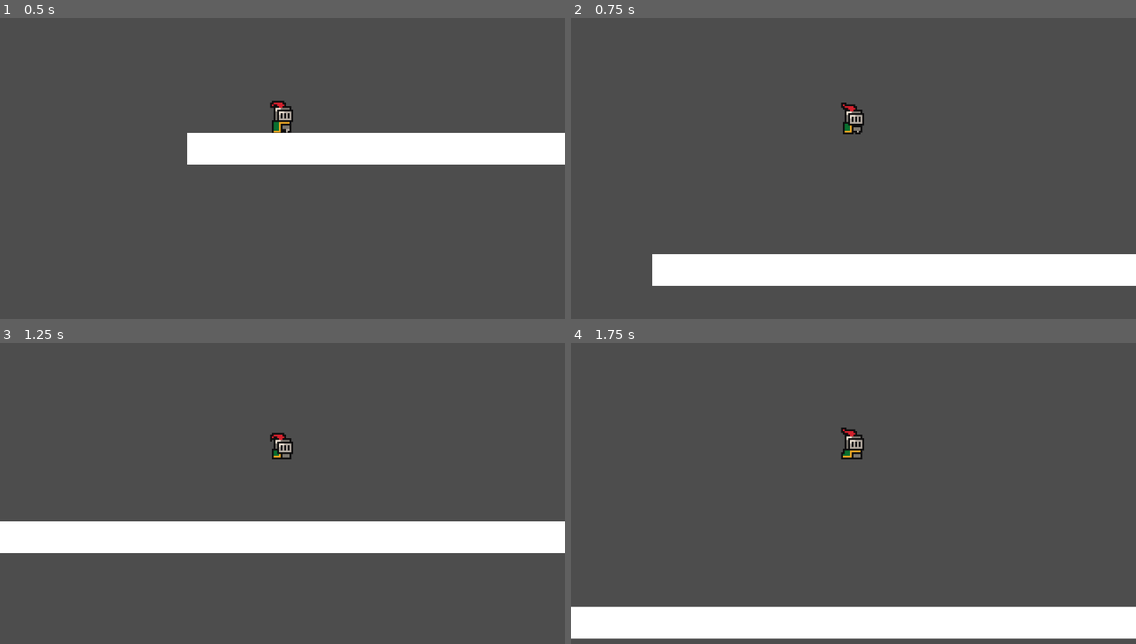
Above: before the commit, frames 1-4 (two rows, left to right).
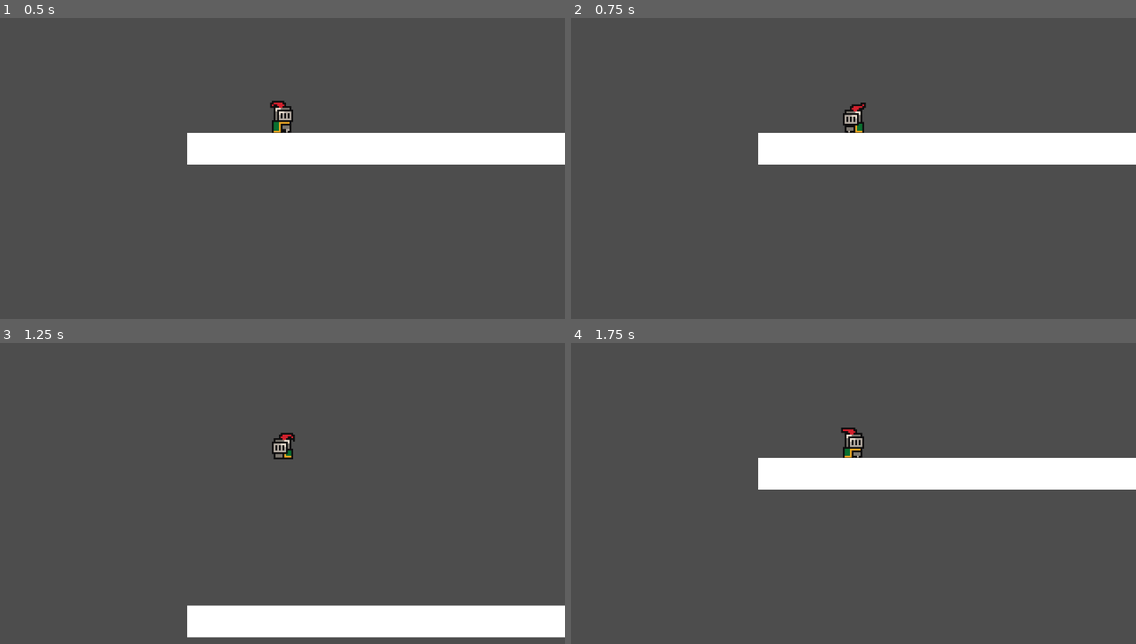
Above: after the commit, the same moments.

Repository: LizenCerfalia/0SW-JeuxVideo
Game: Godot game, scene res://scenes/world.tscn
The game is run twice, just before and just after one commit, with the same random seed, the same clock (stepped at 60 frames per second) and the same inputs.
Inputs:
- Up to frame 1 (0.5 s): no input
- Up to frame 2 (0.75 s): tap Enter (ui_accept) at 0.5 s; hold Right (ui_right) from 0.53 s (still down); tap J (attack, bound only before the commit) at 0.6 s
- Up to frame 3 (1.25 s): keep holding Right (ui_right); tap Space (Jump, bound only after the commit) at 0.77, 1.07 s; tap Enter (ui_accept) at 0.8 s
- Up to frame 4 (1.75 s): keep holding Right (ui_right); tap Enter (ui_accept) at 1.35 s; tap Space (Jump, bound only after the commit) at 1.52, 1.55 s

Frame 1 is identical in both runs. In frame 2, 16% of the frame differs, in the area x 14-100%, y 28-89%; in frame 3, 18%, in the area x 0-100%, y 29-98%; in frame 4, 18%.

Commit message:
input map : done

Diff:
--- a/labo3/project.godot
+++ b/labo3/project.godot
@@ -29,10 +29,30 @@
 
 [input]
 
-attack={
+Attack={
 "deadzone": 0.2,
 "events": [Object(InputEventKey,"resource_local_to_scene":false,"resource_name":"","device":-1,"window_id":0,"alt_press …(192 unchanged characters)…
 , Object(InputEventMouseButton,"resource_local_to_scene":false,"resource_name":"","device":-1,"window_id":0,"alt_presse …(249 unchanged characters)…
+]
+}
+Left={
+"deadzone": 0.2,
+"events": [Object(InputEventKey,"resource_local_to_scene":false,"resource_name":"","device":-1,"window_id":0,"alt_pressed":false,"shift_pressed":false,"ctrl_pressed":false,"meta_pressed":false,"pressed":false,"keycode":0,"physical_keycode":65,"key_label":0,"unicode":97,"location":0,"echo":false,"script":null)
+]
+}
+Right={
+"deadzone": 0.2,
+"events": [Object(InputEventKey,"resource_local_to_scene":false,"resource_name":"","device":-1,"window_id":0,"alt_pressed":false,"shift_pressed":false,"ctrl_pressed":false,"meta_pressed":false,"pressed":false,"keycode":0,"physical_keycode":68,"key_label":0,"unicode":100,"location":0,"echo":false,"script":null)
+]
+}
+Jump={
+"deadzone": 0.2,
+"events": [Object(InputEventKey,"resource_local_to_scene":false,"resource_name":"","device":-1,"window_id":0,"alt_pressed":false,"shift_pressed":false,"ctrl_pressed":false,"meta_pressed":false,"pressed":false,"keycode":0,"physical_keycode":32,"key_label":0,"unicode":32,"location":0,"echo":false,"script":null)
+]
+}
+Killbind={
+"deadzone": 0.2,
+"events": [Object(InputEventKey,"resource_local_to_scene":false,"resource_name":"","device":-1,"window_id":0,"alt_pressed":false,"shift_pressed":false,"ctrl_pressed":false,"meta_pressed":false,"pressed":false,"keycode":0,"physical_keycode":76,"key_label":0,"unicode":108,"location":0,"echo":false,"script":null)
 ]
 }
 
--- a/labo3/scripts/player.gd
+++ b/labo3/scripts/player.gd
@@ -4,7 +4,6 @@
 const SPEED = 300.0
 const JUMP_VELOCITY = -400.0
 
-@onready var animated_sprite: AnimatedSprite2D = $AnimatedSprite2D
 @onready var animation_tree : AnimationTree = $AnimationTree
 
 var direction : float = 0.0
@@ -21,12 +20,13 @@
 		velocity += get_gravity() * delta
 
 	# Handle jump.
-	if Input.is_action_just_pressed("ui_accept") and is_on_floor():
+	if Input.is_action_just_pressed("Jump") and is_on_floor():
 		velocity.y = JUMP_VELOCITY
 
-	# Get the input direction and handle the movement/deceleration.
-	# As good practice, you should replace UI actions with custom gameplay actions.
-	direction = Input.get_axis("ui_left", "ui_right")
+	if Input.is_action_just_pressed("Killbind"):
+		get_tree().reload_current_scene()
+
+	direction = Input.get_axis("Left", "Right")
 	if direction:
 		velocity.x = direction * SPEED
 
@@ -38,7 +38,7 @@
 func update_animation_parameters():
 	animation_tree.set("parameters/conditions/is_idle", velocity == Vector2.ZERO)
 	animation_tree.set("parameters/conditions/is_moving", velocity != Vector2.ZERO)
-	animation_tree.set("parameters/conditions/is_attacking", Input.is_action_just_pressed("attack"))
+	animation_tree.set("parameters/conditions/is_attacking", Input.is_action_just_pressed("Attack"))
 
 	if(direction != 0.0):
 		animation_tree["parameters/Attack/blend_position"] = direction
